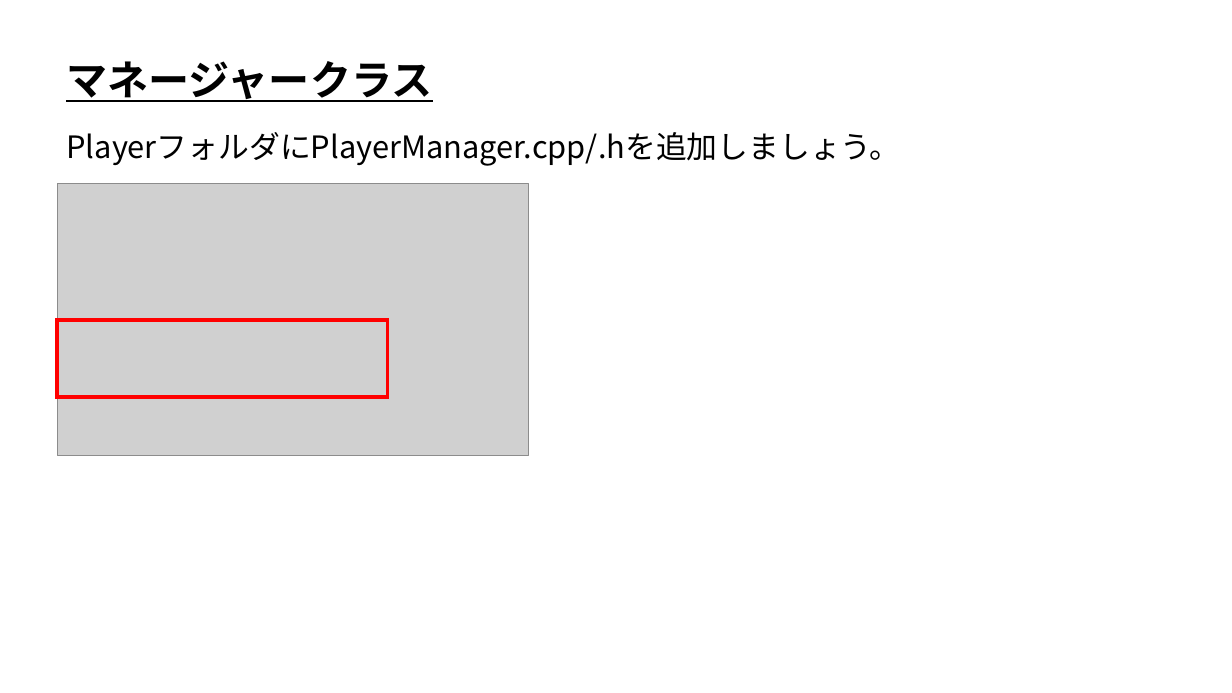
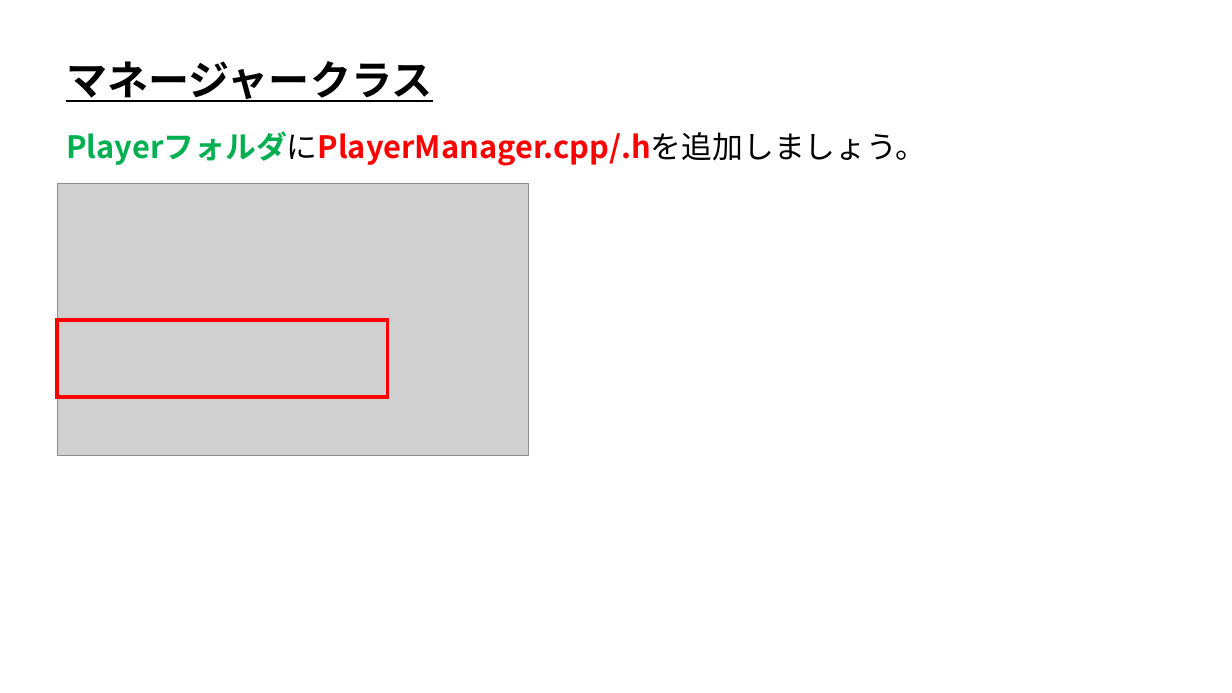
Before and after one commit to ArakiYusuke-Ohara/Textbook, a slide deck: slide 2 of ゲーム科2年/00_前期/ゲーム開発Ⅰ/03_マネージャークラス.pptx. Drawn at 1232x693 pixels with LibreOffice and Linux fonts; fonts in the diff are those of the drawing; grey boxes stand for pictures. Boxes give left, top, right and bottom in pixels: in the first picture for what was removed or moved away, otherwise in the second. Text is boxed around its words. In the diff, an @@ line names an element or a change of style, - is before the commit and + after.

```diff
--- a/ゲーム科2年/00_前期/ゲーム開発Ⅰ/03_マネージャークラス.pptx
+++ b/ゲーム科2年/00_前期/ゲーム開発Ⅰ/03_マネージャークラス.pptx
@@ text "PlayerフォルダにPlayerManager.cpp/.hを追加しましょう。" at bbox=[66, 131, 926, 166]: text colour #000000 to #00B050, text colour #000000 to #FF0000, bold on in "PlayerフォルダにPlayerManager.cpp/.hを追加しましょう。" @@
```
Also in this commit, not shown: 9 other slides changed, 9 other files.
